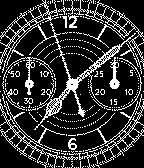
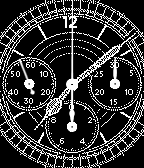
Layer changes from the first (144, 168) image to the second:
removed layer "c_second_hand.png" over [42,0,85,117]
added layer "c_chrono_second" above "c_second_hand" over [66,0,78,119]
added layer "c_second_hand" above "c_minute_hand.png" over [15,57,37,96]
added layer "c_chrono_minute" above "c_chrono_tenth" over [67,100,77,132]
added layer "c_chrono_tenth" above "c_hour_hand.png" over [112,57,120,89]
painted on "c_face.png" over [7,57,142,168]
